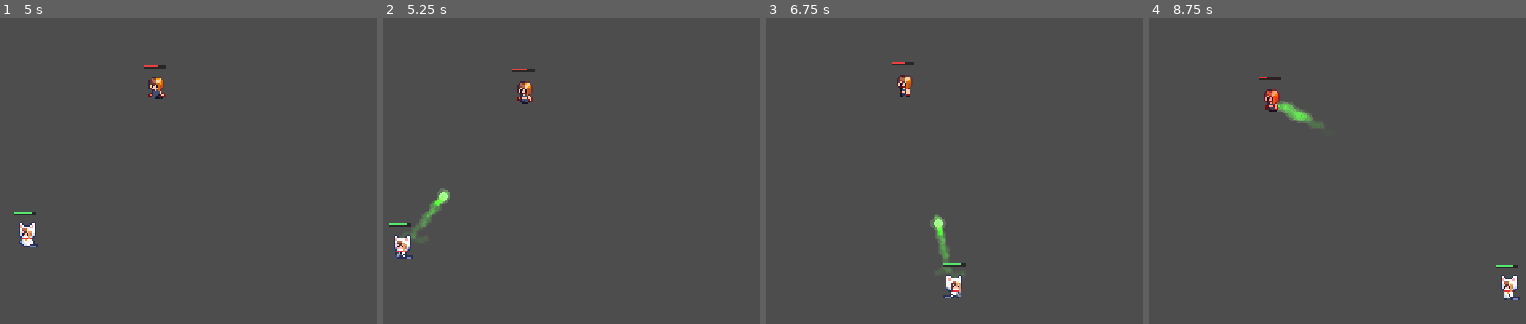
Above: before the commit, frames 1-4 (left to right).
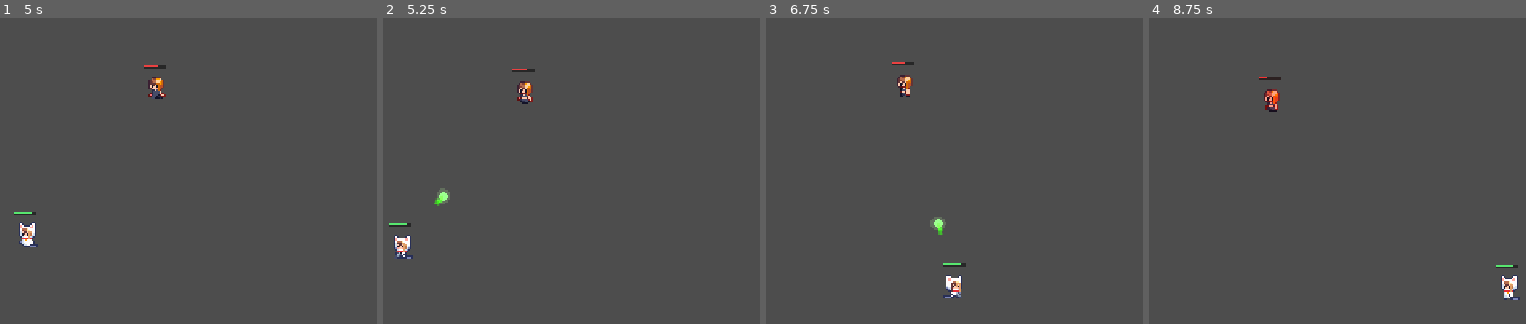
Above: after the commit, the same moments.

Repository: Astrollll/Eternal-Bloom
Game: Godot game, scene res://scenes/Main.tscn
Two runs of this game, one before a commit and one after it. Both use one fixed random seed, a clock stepped at 60 frames per second and the inputs below.
Inputs (mouse positions are in pixels of both pictures, inside the frame that each line leads up to):
- Up to frame 1 (5 s): tap Enter at 0.5 s; move the mouse to (365, 76) at 0.52 s; hold D (move_right) 0.53-1.28 s; click (365, 76) at 0.6 s; move the mouse to (30, 122) at 1.27 s; hold S (move_down) 1.28-2.03 s; right-click (30, 122) at 1.35 s; move the mouse to (outside the picture) at 2.02 s; hold D (move_right) 2.03-2.78 s; click (outside the picture) at 2.1 s; move the mouse to (150, 189) at 2.77 s; hold W (move_up) 2.78-3.53 s; right-click (150, 189) at 2.85 s; click (150, 189) at 2.92 s; move the mouse to (outside the picture) at 3.52 s; hold A (move_left) from 3.53 s (still down); click (outside the picture) at 3.6 s; tap F3 (toggle_low_spec_vfx, bound only after the commit) at 4.15 s; move the mouse to (outside the picture) at 4.27 s; right-click (outside the picture) at 4.35 s
- Up to frame 2 (5.25 s): move the mouse to (612, 97) at 5.02 s; release A (move_left) at 5.03 s; hold S (move_down) from 5.03 s (still down); click (612, 97) at 5.1 s
- Up to frame 3 (6.75 s): move the mouse to (outside the picture) at 5.77 s; release S (move_down) at 5.78 s; hold D (move_right) 5.78-6.53 s; right-click (outside the picture) at 5.85 s; move the mouse to (1131, 76) at 6.52 s; hold W (move_up) from 6.53 s (still down); click (1131, 76) at 6.6 s
- Up to frame 4 (8.75 s): move the mouse to (1179, 122) at 7.27 s; release W (move_up) at 7.28 s; hold D (move_right) 7.28-8.03 s; right-click (1179, 122) at 7.35 s; click (1179, 122) at 7.42 s; move the mouse to (outside the picture) at 8.02 s; hold S (move_down) from 8.03 s (still down); click (outside the picture) at 8.1 s

Frame 1 is identical in both runs. In frame 2, 0.3% of the frame differs, in the area x 7-18%, y 56-73%; in frame 3, 0.3%; in frame 4, 0.5%, in the area x 33-47%, y 27-36%.

Commit message:
Finalize combat polish, low-spec VFX toggle, and performance optimizations

Diff:
--- a/scripts/Player.gd
+++ b/scripts/Player.gd
@@ -13,6 +13,7 @@
 @export var attack_half_size: Vector2 = Vector2(16, 14)
 @export var attack_collision_mask: int = 1
 @export var attack_impact_fade_time: float = 0.15
+@export var low_spec_vfx_mode: bool = false
 @export var max_hp: int = 220
 @export var hp_bar_offset: Vector2 = Vector2(0, -34)
 @onready var sprite: AnimatedSprite2D = $AnimatedSprite2D
@@ -46,6 +47,7 @@
 	# Initialize input bindings, visual overlays, and the HP UI before gameplay begins.
 	get_tree().paused = false
 	PlayerInputModule.ensure_actions()
+	PlayerAttackModule.set_low_spec_mode(low_spec_vfx_mode)
 	_ensure_death_animations()
 	_setup_skin_overlay()
 	_setup_hp_bar()
@@ -75,6 +77,11 @@
 
 	if Input.is_action_just_pressed("dash") and _can_start_dash():
 		_start_dash()
+
+	if Input.is_action_just_pressed("toggle_low_spec_vfx"):
+		low_spec_vfx_mode = not low_spec_vfx_mode
+		PlayerAttackModule.set_low_spec_mode(low_spec_vfx_mode)
+		print("Low-spec VFX mode: ", "ON" if low_spec_vfx_mode else "OFF")
 
 	if is_dashing:
 		dash_time_left = max(0.0, dash_time_left - delta)
--- a/scripts/Projectile.gd
+++ b/scripts/Projectile.gd
@@ -10,6 +10,8 @@
 @export var trail_interval: float = 0.04
 @export var trail_lifetime: float = 0.16
 @export var approach_radius: float = 86.0
+@export var ribbon_interval_scale: float = 1.0
+@export var low_spec_mode: bool = false
 @onready var bullet_visual: Polygon2D = get_node_or_null("BulletVisual") as Polygon2D
 @onready var glow_visual: Polygon2D = get_node_or_null("GlowVisual") as Polygon2D
 @onready var trail_particles: GPUParticles2D = get_node_or_null("TrailParticles") as GPUParticles2D
@@ -26,6 +28,8 @@
 var _approach_fx_played: bool = false
 var _trail_texture: Texture2D
 var _projectile_style: StringName = &"player"
+var _ribbon_points: PackedVector2Array = PackedVector2Array()
+var _ribbon_glow_material: CanvasItemMaterial
 
 func _ready() -> void:
 	# Set up collision, visuals, particles, and the initial motion state.
@@ -35,6 +39,8 @@
 	_build_visuals()
 	_setup_trail_particles()
 	_start_visual_motion()
+	_setup_ribbon_cache()
+	_apply_low_spec_tuning()
 
 	# Ensure the projectile faces its travel direction
 	if velocity != Vector2.ZERO:
@@ -58,7 +64,8 @@
 	var proximity := _target_proximity()
 	_animate_bullet_shape(_life_time, proximity)
 	_emit_trail(proximity)
-	_emit_ribbon(delta, proximity)
+	if not low_spec_mode:
+		_emit_ribbon(delta, proximity)
 
 	# Keep the projectile and its trail aligned to the current travel direction.
 	if velocity != Vector2.ZERO:
@@ -66,6 +73,30 @@
 
 	# Move the projectile after all steering and visual updates are applied.
 	global_position += velocity * delta
+
+func _setup_ribbon_cache() -> void:
+	# Cache immutable ribbon geometry/material to avoid per-spawn allocations.
+	_ribbon_points = PackedVector2Array([
+		Vector2(-18, 0),
+		Vector2(-10, -4),
+		Vector2(-2, -2),
+		Vector2(6, 2),
+		Vector2(14, 4),
+		Vector2(20, 0)
+	])
+	_ribbon_glow_material = CanvasItemMaterial.new()
+	_ribbon_glow_material.blend_mode = CanvasItemMaterial.BLEND_MODE_ADD
+
+func set_low_spec_mode(enabled: bool) -> void:
+	low_spec_mode = enabled
+	_apply_low_spec_tuning()
+
+func _apply_low_spec_tuning() -> void:
+	# Reduce expensive projectile visuals when low-spec mode is enabled.
+	ribbon_interval_scale = 1.9 if low_spec_mode else 1.0
+	if trail_particles != null:
+		trail_particles.amount = 34 if low_spec_mode else 64
+		trail_particles.lifetime = 0.24 if low_spec_mode else 0.34
 
 func _start_visual_motion() -> void:
 	# Give each visible layer an additive material so it reads like a bright orb or slash.
@@ -265,7 +296,8 @@
 	_ribbon_time_left -= delta
 	if _ribbon_time_left > 0.0:
 		return
-	_ribbon_time_left = max(0.01, trail_interval * 0.55 - proximity * 0.008)
+	var scaled_interval: float = (trail_interval * 0.75 - proximity * 0.004) * maxf(0.5, ribbon_interval_scale)
+	_ribbon_time_left = maxf(0.022, scaled_interval)
 
 	var root := get_tree().current_scene
 	if root == null:
@@ -281,14 +313,7 @@
 	var ribbon_line := Line2D.new()
 	ribbon_line.width = lerpf(6.0, 10.0, proximity)
 	ribbon_line.default_color = Color(1.0, 0.28, 0.22, lerpf(0.28, 0.6, proximity)) if _projectile_style == &"enemy" else Color(0.22, 1.0, 0.16, lerpf(0.28, 0.6, proximity))
-	ribbon_line.points = PackedVector2Array([
-		Vector2(-18, 0),
-		Vector2(-10, -4),
-		Vector2(-2, -2),
-		Vector2(6, 2),
-		Vector2(14, 4),
-		Vector2(20, 0)
-	])
+	ribbon_line.points = _ribbon_points
 	ribbon_line.begin_cap_mode = Line2D.LINE_CAP_ROUND
 	ribbon_line.end_cap_mode = Line2D.LINE_CAP_ROUND
 	ribbon_line.joint_mode = Line2D.LINE_JOINT_ROUND
@@ -297,13 +322,11 @@
 	var ribbon_glow := Line2D.new()
 	ribbon_glow.width = ribbon_line.width * 1.8
 	ribbon_glow.default_color = Color(1.0, 0.48, 0.34, lerpf(0.12, 0.28, proximity)) if _projectile_style == &"enemy" else Color(0.56, 1.0, 0.42, lerpf(0.12, 0.28, proximity))
-	ribbon_glow.points = ribbon_line.points
+	ribbon_glow.points = _ribbon_points
 	ribbon_glow.begin_cap_mode = Line2D.LINE_CAP_ROUND
 	ribbon_glow.end_cap_mode = Line2D.LINE_CAP_ROUND
 	ribbon_glow.joint_mode = Line2D.LINE_JOINT_ROUND
-	var glow_mat := CanvasItemMaterial.new()
-	glow_mat.blend_mode = CanvasItemMaterial.BLEND_MODE_ADD
-	ribbon_glow.material = glow_mat
+	ribbon_glow.material = _ribbon_glow_material
 	ribbon.add_child(ribbon_glow)
 
 	var tw := ribbon.create_tween()
--- a/scripts/modules/PlayerAttack.gd
+++ b/scripts/modules/PlayerAttack.gd
@@ -11,6 +11,11 @@
 static var _cached_hit_sfx: AudioStream = null
 static var _did_try_load_hit_sfx: bool = false
 static var _last_camera_shake_msec: int = -1000
+static var _low_spec_mode: bool = false
+
+static func set_low_spec_mode(enabled: bool) -> void:
+	# Shared toggle used by both player and enemy combat paths.
+	_low_spec_mode = enabled
 
 static func apply_hit_stop(owner: Node, duration: float = 0.045, slow_scale: float = 0.045) -> void:
 	# Briefly slow the game when an attack connects, then restore time automatically.
@@ -138,6 +143,8 @@
 	var bullet = bullet_node as Area2D
 	if bullet == null:
 		return
+	if _low_spec_mode and bullet.has_method("set_low_spec_mode"):
+		bullet.call("set_low_spec_mode", true)
 
 	var target := _find_player_target(owner) if enemy_style else _find_nearest_enemy(owner)
 	var final_dir := direction.normalized() if direction != Vector2.ZERO else Vector2.RIGHT
@@ -173,7 +180,8 @@
 		_apply_damage_callback(hit_target, final_dir)
 
 	# Optional: Small camera shake on shot for "kick"
-	camera_shake(owner.get_tree().current_scene, 2.0, 0.08)
+	if not _low_spec_mode:
+		camera_shake(owner.get_tree().current_scene, 2.0, 0.08)
 
 static func _projectile_spawn_origin(owner: Node2D, enemy_style: bool) -> Vector2:
 	# Spawn from the visual center, nudged downward so shots read closer to hand/sword height.
@@ -321,6 +329,8 @@
 	var shake_strength := 4.0
 	if collider != null and collider.has_method("take_damage"):
 		shake_strength = 8.0
+	if _low_spec_mode:
+		shake_strength *= 0.6
 	# Try to find or create a CameraShake manager under the scene root
 	var cam_node := root.get_node_or_null("CameraShake")
 	if cam_node == null and CameraShakeScene != null:
@@ -334,14 +344,17 @@
 	if ImpactBurstScene != null:
 		var burst := ImpactBurstScene.instantiate() as Node2D
 		if burst != null:
+			if _low_spec_mode and burst.has_method("set"):
+				burst.set("count", 6)
+				burst.set("duration", 0.16)
 			burst.global_position = effect.global_position
 			root.add_child(burst)
 	else:
 		# fallback to code-built burst
 		if collider != null and collider.has_method("take_damage"):
-			spawn_impact_burst(root, effect.global_position, 16, Color(1.0, 0.75, 0.4, 1.0))
+			spawn_impact_burst(root, effect.global_position, 8 if _low_spec_mode else 16, Color(1.0, 0.75, 0.4, 1.0))
 		else:
-			spawn_impact_burst(root, effect.global_position, 8, Color(0.6, 0.9, 1.0, 0.9))
+			spawn_impact_burst(root, effect.global_position, 5 if _low_spec_mode else 8, Color(0.6, 0.9, 1.0, 0.9))
 
 static func spawn_impact_burst(root: Node, position: Vector2, count: int = 8, color: Color = Color(1, 1, 1, 1)) -> void:
 	if root == null:
@@ -362,11 +375,12 @@
 
 	# Animate the burst: extend and fade
 	var tw := burst.create_tween()
+	tw.set_parallel(true)
 	for child in burst.get_children():
 		if child is Line2D:
 			var l := child as Line2D
 			var final_alpha := 0.0
 			tw.tween_property(l, "width", l.width * 0.2, 0.18)
 			tw.tween_property(l, "default_color:a", final_alpha, 0.22)
-
+	tw.chain().tween_interval(0.22)
 	tw.tween_callback(Callable(burst, "queue_free"))
--- a/scripts/modules/PlayerInput.gd
+++ b/scripts/modules/PlayerInput.gd
@@ -6,6 +6,7 @@
 	ensure_move_actions()
 	ensure_attack_action()
 	ensure_dash_action()
+	ensure_toggle_low_spec_vfx_action()
 
 static func read_move_input() -> Vector2:
 	# Combine mapped actions and direct keys so keyboard movement works even before input maps are customized.
@@ -63,6 +64,10 @@
 	event.button_index = MOUSE_BUTTON_RIGHT as MouseButton
 	InputMap.action_add_event("dash", event)
 
+static func ensure_toggle_low_spec_vfx_action() -> void:
+	# Bind F3 to toggle low-spec VFX mode at runtime for quick performance testing.
+	_bind_action_key("toggle_low_spec_vfx", KEY_F3)
+
 static func _bind_action_key(action_name: String, keycode: Key) -> void:
 	# Attach a physical key to an action only once to avoid duplicate bindings.
 	if not InputMap.has_action(action_name):
